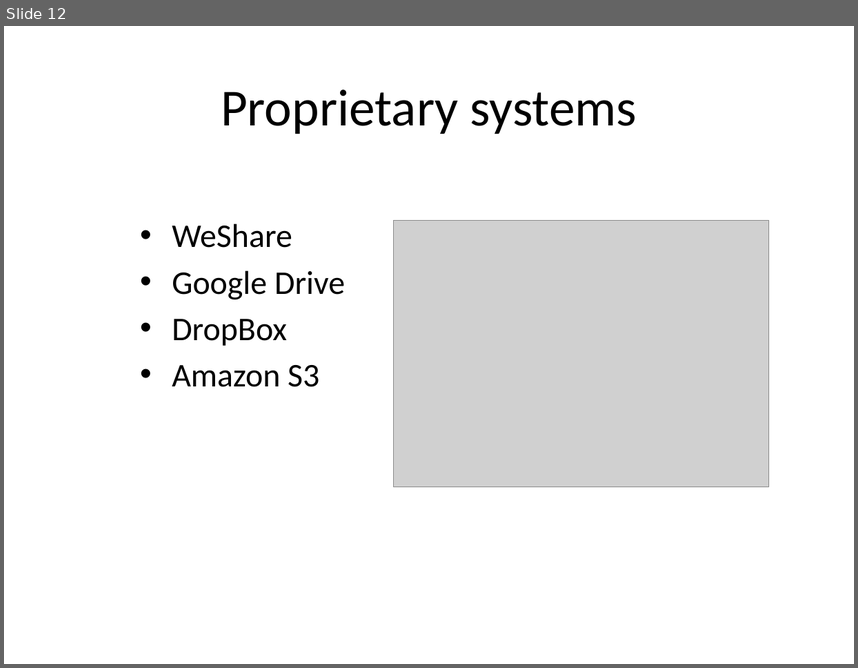
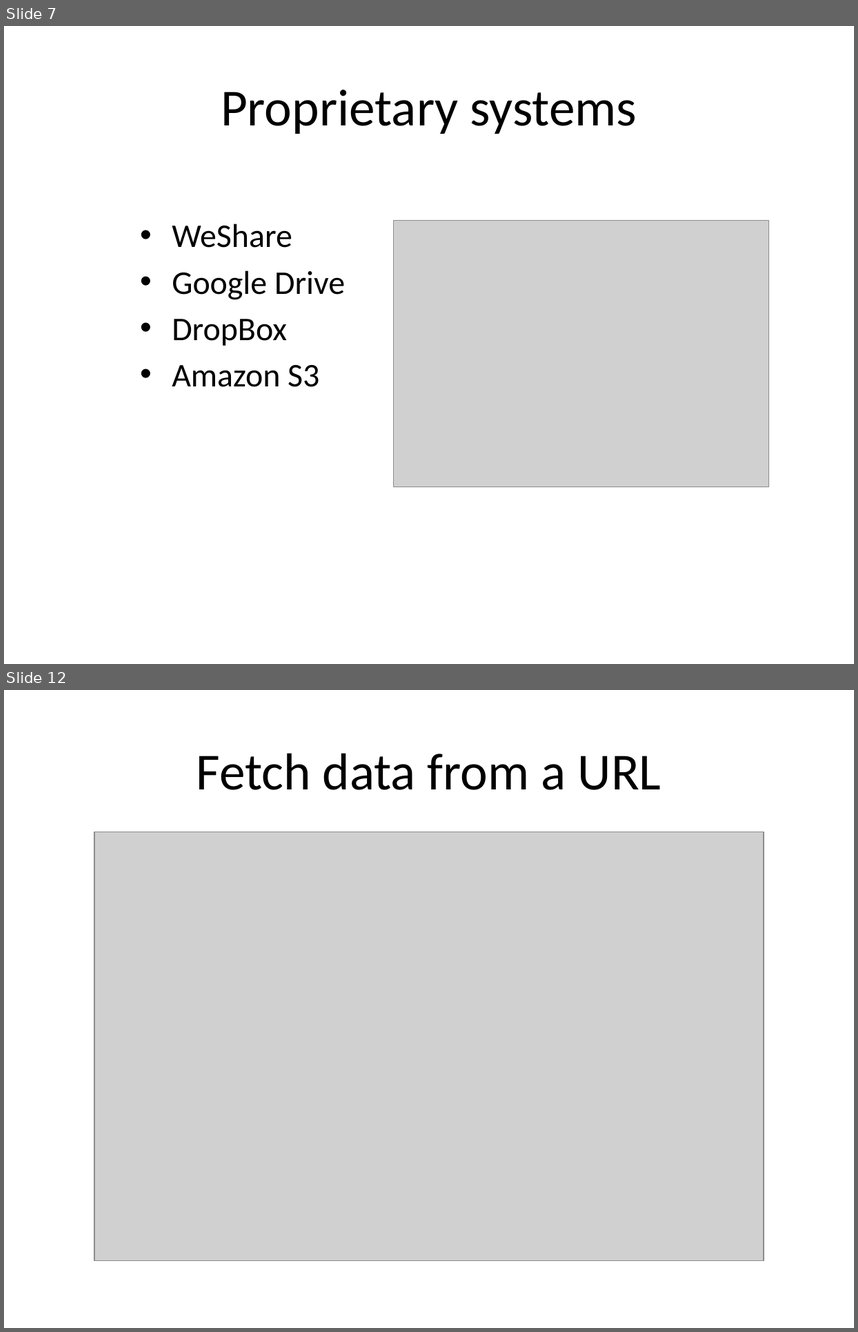
Before and after one commit to rvosa/ngs-workflows, a slide deck: doc/slides/day4/session2/DataSharing.pptx. Shown one above the other, each under a label of ours: slide 12 before the commit, slides 7 and 12 after it; the slides between them are not shown. The pictures are 858x668 and 858x1332 pixels, drawn with LibreOffice and Linux fonts; fonts in the diff are those of the drawing; grey boxes stand for pictures. Boxes give left, top, right and bottom in pixels: in the first picture for what was removed or moved away, otherwise in the second. Text is boxed around its words. In the diff, an @@ line names an element or a change of style, - is before the commit and + after.

```diff
--- a/doc/slides/day4/session2/DataSharing.pptx
+++ b/doc/slides/day4/session2/DataSharing.pptx
@@ slide 12 added at [4,690,854,1328], background #FFFFFF @@
@@ title added at [197,753,662,790], 44 pt, text #000000 @@
+Fetch data from a URL
@@ picture added at [94,832,763,1261] @@
@@ what was slide 12 is now slide 7 @@
```
Also in this commit, not shown: 4 slides changed, 9 other slides added, 8 slides removed, 2 other files.
